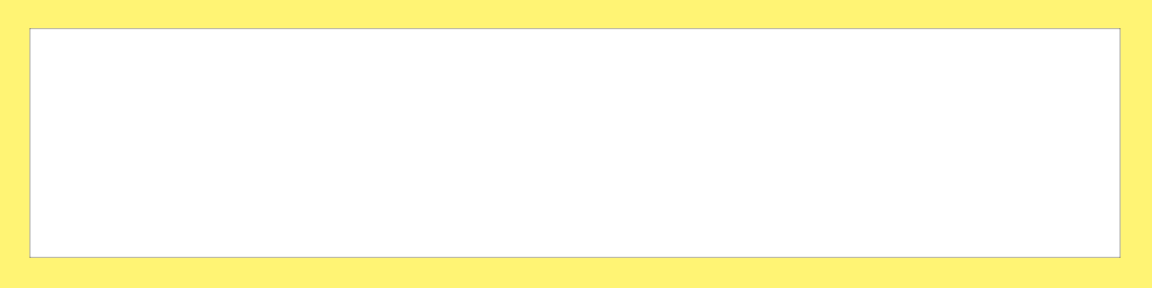
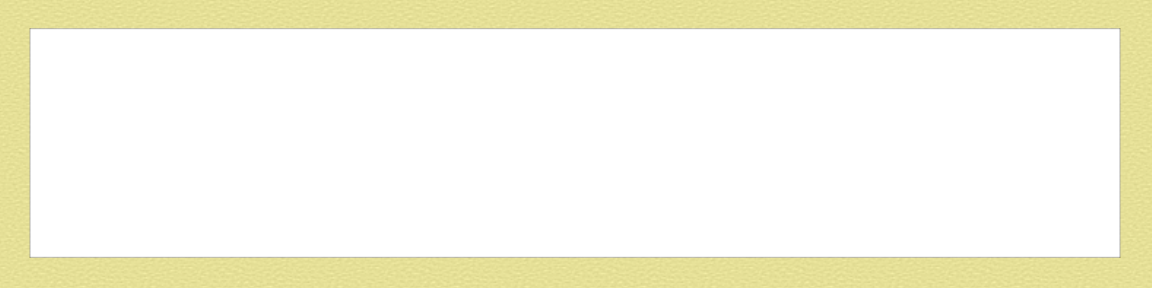
Layered file, before and after one edit (1152x288). Changes by layer:
painted on "Layer 5" over box(0, 0, 1152, 288)
removed layer "Rectangle 1" over box(0, 0, 1152, 288)
